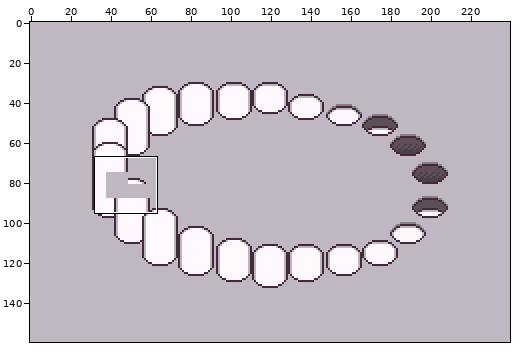
Pixel-art file -- Assets/Sprites/minigame/kiarachikin (2).aseprite. Above: a wide view before the commit, with the close-up outlined.
Close-up. As it was:
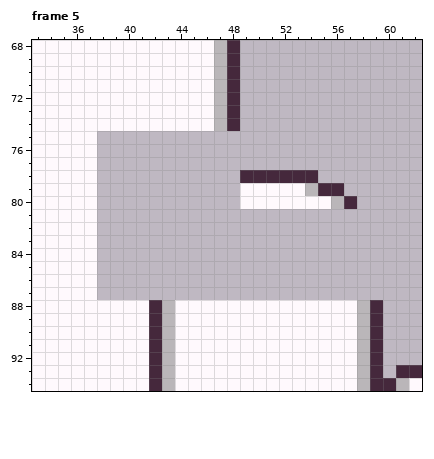
240x160 pixels, 21 frames. Shown: frame 5: x 33..62, y 68..94.
After:
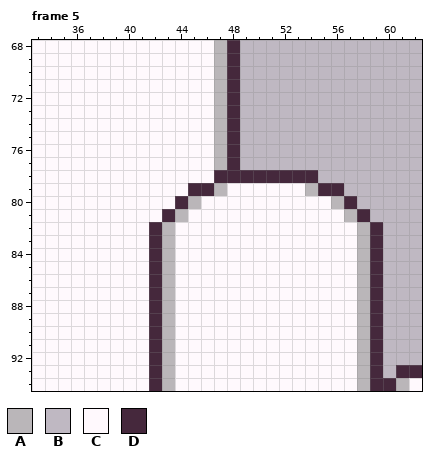
Palette (. is transparent): A #bab6b9  B #bfb8c2  C #fff9fd  D #45283c
From old to new:
--- frame 5, layer "Layer 2"
@@ x 33..62 @@
 74 CCCCCCCCCCCCCCADBBBBBBBBBBBBBB
-75 CCCCCBBBBBBBBBBBBBBBBBBBBBBBBB
-76 CCCCCBBBBBBBBBBBBBBBBBBBBBBBBB
-77 CCCCCBBBBBBBBBBBBBBBBBBBBBBBBB
-78 CCCCCBBBBBBBBBBBDDDDDDBBBBBBBB
-79 CCCCCBBBBBBBBBBBCCCCCADDBBBBBB
-80 CCCCCBBBBBBBBBBBCCCCCCCADBBBBB
-81 CCCCCBBBBBBBBBBBBBBBBBBBBBBBBB
-82 CCCCCBBBBBBBBBBBBBBBBBBBBBBBBB
-83 CCCCCBBBBBBBBBBBBBBBBBBBBBBBBB
-84 CCCCCBBBBBBBBBBBBBBBBBBBBBBBBB
-85 CCCCCBBBBBBBBBBBBBBBBBBBBBBBBB
-86 CCCCCBBBBBBBBBBBBBBBBBBBBBBBBB
-87 CCCCCBBBBBBBBBBBBBBBBBBBBBBBBB
+75 CCCCCCCCCCCCCCADBBBBBBBBBBBBBB
+76 CCCCCCCCCCCCCCADBBBBBBBBBBBBBB
+77 CCCCCCCCCCCCCCADBBBBBBBBBBBBBB
+78 CCCCCCCCCCCCCCDDDDDDDDBBBBBBBB
+79 CCCCCCCCCCCCDDACCCCCCADDBBBBBB
+80 CCCCCCCCCCCDACCCCCCCCCCADBBBBB
+81 CCCCCCCCCCDACCCCCCCCCCCCADBBBB
+82 CCCCCCCCCDACCCCCCCCCCCCCCADBBB
+83 CCCCCCCCCDACCCCCCCCCCCCCCADBBB
+84 CCCCCCCCCDACCCCCCCCCCCCCCADBBB
+85 CCCCCCCCCDACCCCCCCCCCCCCCADBBB
+86 CCCCCCCCCDACCCCCCCCCCCCCCADBBB
+87 CCCCCCCCCDACCCCCCCCCCCCCCADBBB
 88 CCCCCCCCCDACCCCCCCCCCCCCCADBBB
Changed places in both close-ups, as pixel boxes (x1, y1, x2, y2):
changed: (97, 131, 383, 300)
